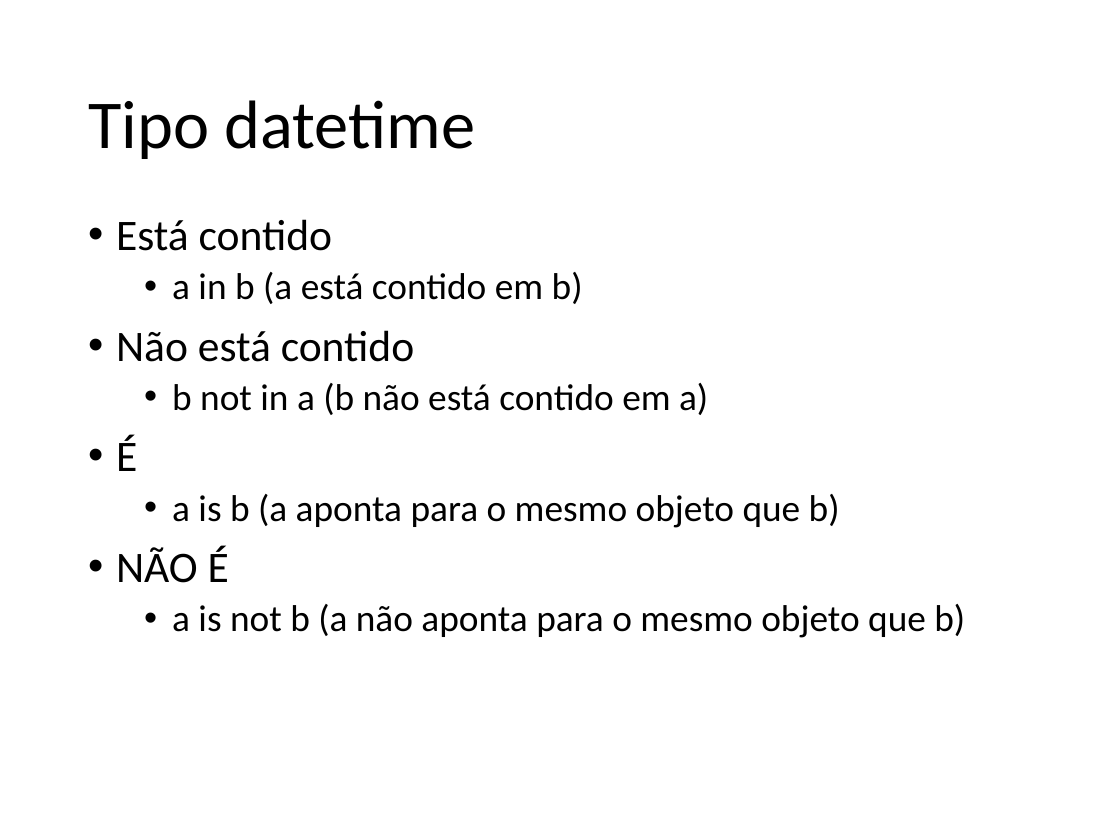
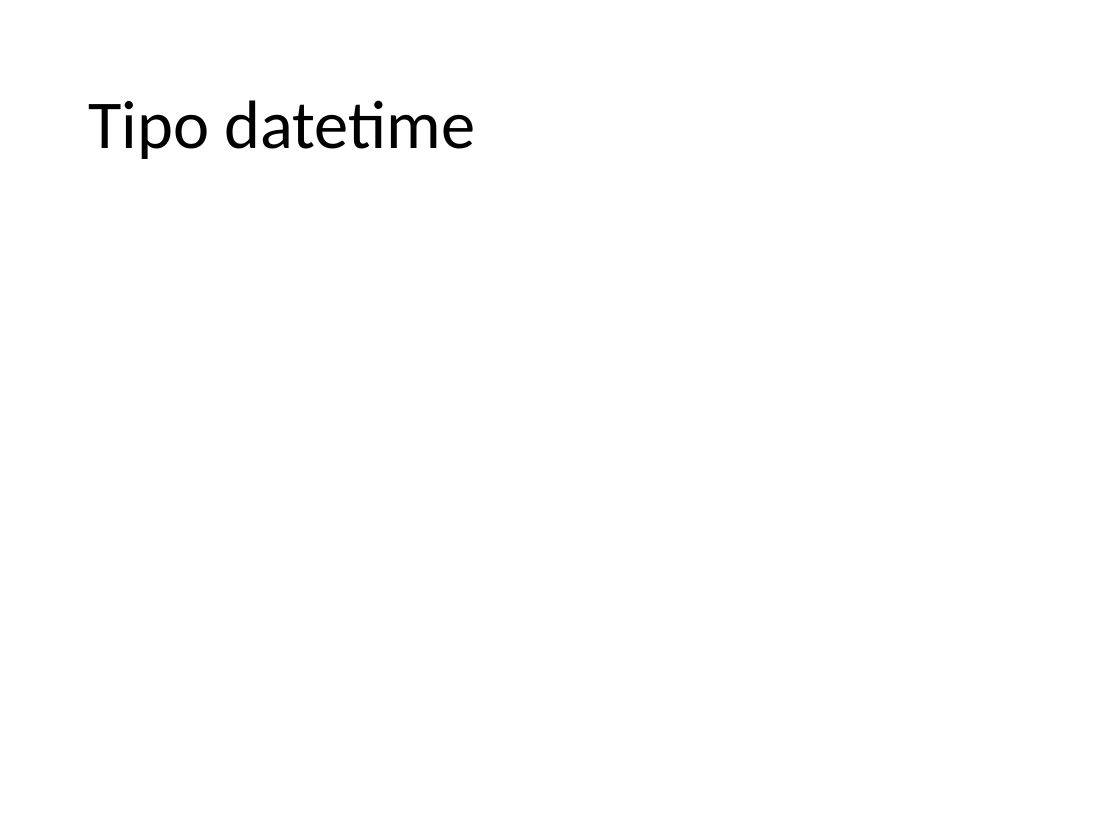
Before and after one commit to fernandoFernandeSantos/minicurso_python_2019, a slide deck: slide 51 of aula.pptx (slide 43 before the commit). Drawn at 1120x840 pixels with LibreOffice and Linux fonts; fonts in the diff are those of the drawing. Boxes give left, top, right and bottom in pixels: in the first picture for what was removed or moved away, otherwise in the second. Text is boxed around its words. In the diff, an @@ line names an element or a change of style, - is before the commit and + after.

```diff
--- a/aula.pptx
+++ b/aula.pptx
@@ text removed at (116, 219, 965, 638) @@
-• Está contido
-  • a in b (a está contido em b)
-• Não está contido
-  • b not in a (b não está contido em a)
-• É
-  • a is b (a aponta para o mesmo objeto que b)
-• NÃO É
-  • a is not b (a não aponta para o mesmo objeto que b)
```
Also in this commit, not shown: 5 other slides changed, 16 slides added.
